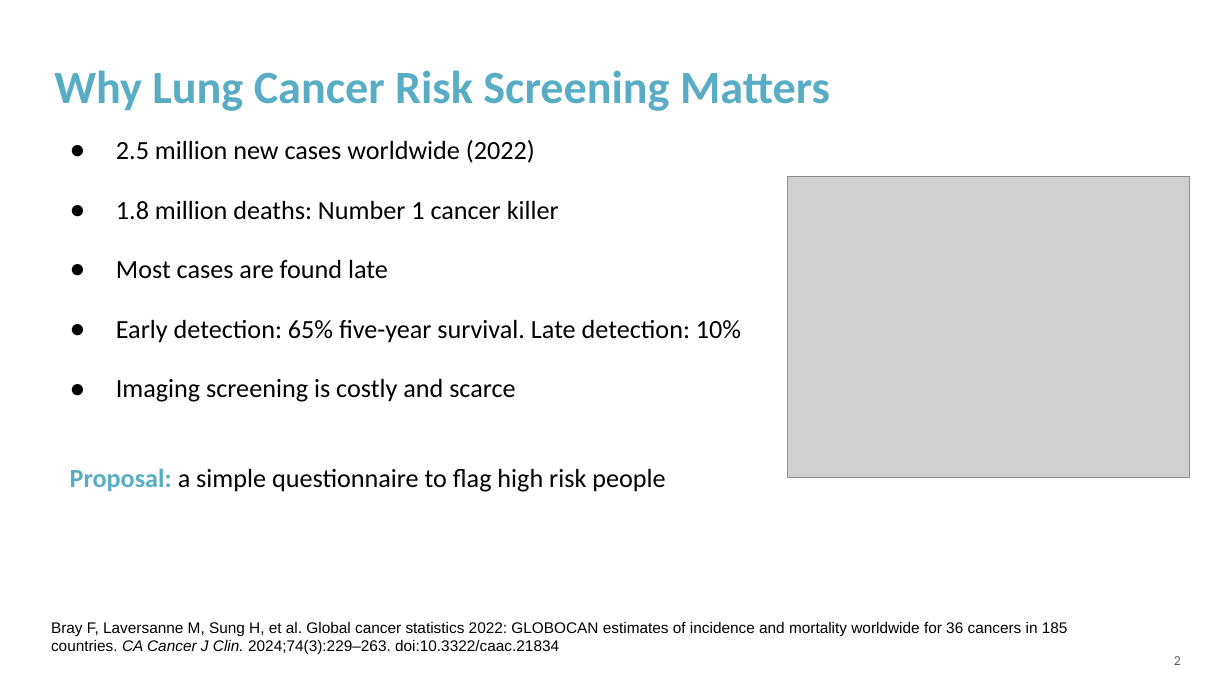
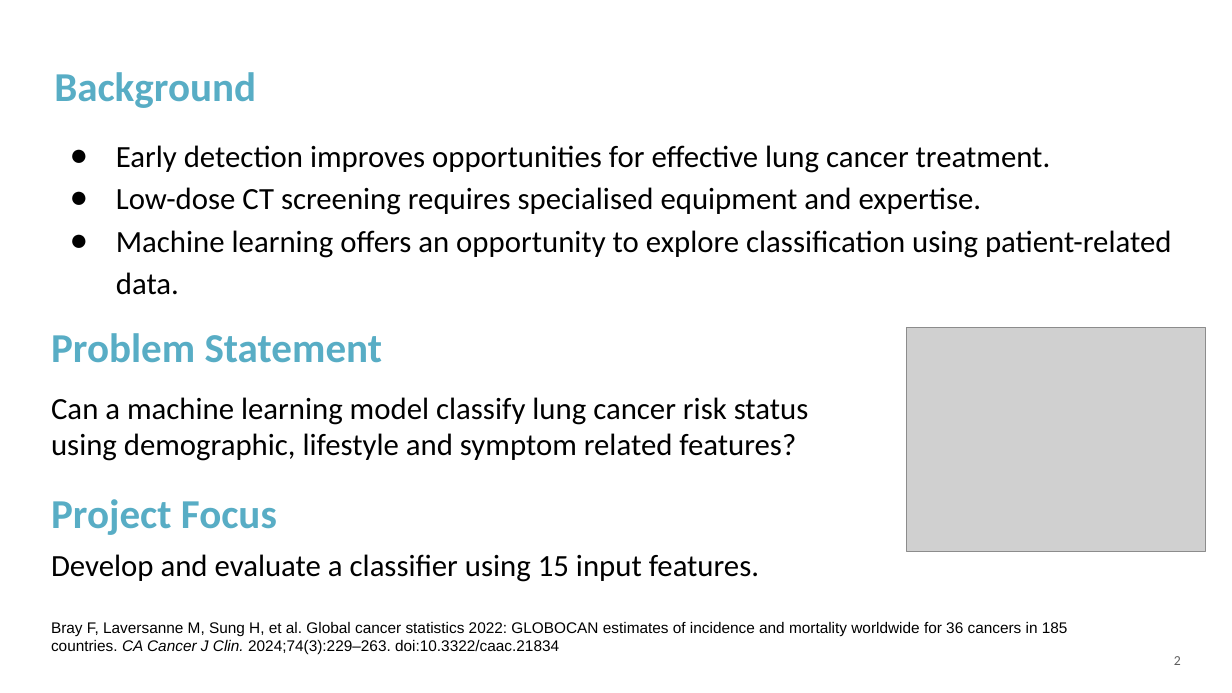
Before and after one commit to KWycliff/lung-cancer-classification, a slide deck: slide 2 of presentation_slides/Wycliff_Kaweesa_final_presentation.pptx. Drawn at 1232x693 pixels with LibreOffice and Linux fonts; fonts in the diff are those of the drawing; grey boxes stand for pictures; background and template pictures are left out. Boxes give left, top, right and bottom in pixels: in the first picture for what was removed or moved away, otherwise in the second. Text is boxed around its words. In the diff, an @@ line names an element or a change of style, - is before the commit and + after.

```diff
--- a/presentation_slides/Wycliff_Kaweesa_final_presentation.pptx
+++ b/presentation_slides/Wycliff_Kaweesa_final_presentation.pptx
@@ title at box(54, 72, 256, 108): text changed; size 36 to 32 pt @@
-Why Lung Cancer Risk Screening Matters
+Background
@@ text at box(116, 145, 1172, 295): text changed; size 20.4 to 24 pt @@
-● 2.5 million new cases worldwide (2022)
-● 1.8 million deaths: Number 1 cancer killer
-● Most cases are found late
-● Early detection: 65% five-year survival. Late detection: 10%
-● Imaging screening is costly and scarce
-Proposal: a simple questionnaire to flag high risk people
+● Early detection improves opportunities for effective lung cancer treatment.
+● Low-dose CT screening requires specialised equipment and expertise.
+● Machine learning offers an opportunity to explore classification using patient-related data.
@@ picture: place and size @@
-picture at box(787, 177, 1190, 478)
+picture at box(907, 327, 1206, 551)
@@ text added at box(51, 333, 383, 363), 32 pt, text #58ADC5, bold @@
+Problem Statement
@@ text added at box(51, 397, 809, 461), 24 pt, text #000000 @@
+Can a machine learning model classify lung cancer risk status using demographic, lifestyle and symptom related features?
@@ text added at box(51, 499, 277, 535), 32 pt, text #58ADC5, bold @@
+Project Focus
@@ text added at box(51, 554, 759, 582), 24 pt, text #000000 @@
+Develop and evaluate a classifier using 15 input features.
```
Also in this commit, not shown: 2 other slides changed, 1 slide added, 1 slide removed, 4 other files.
